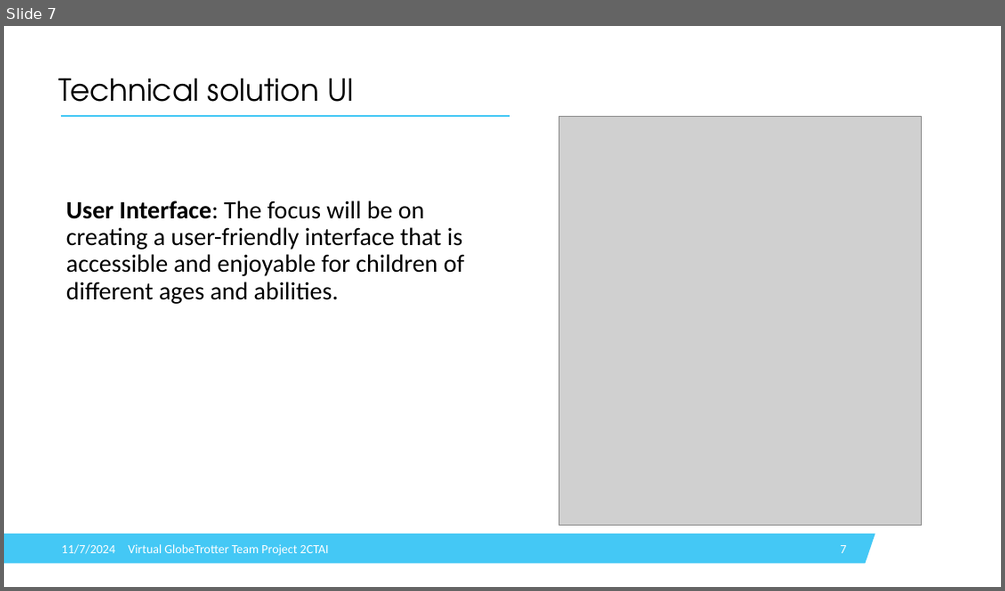
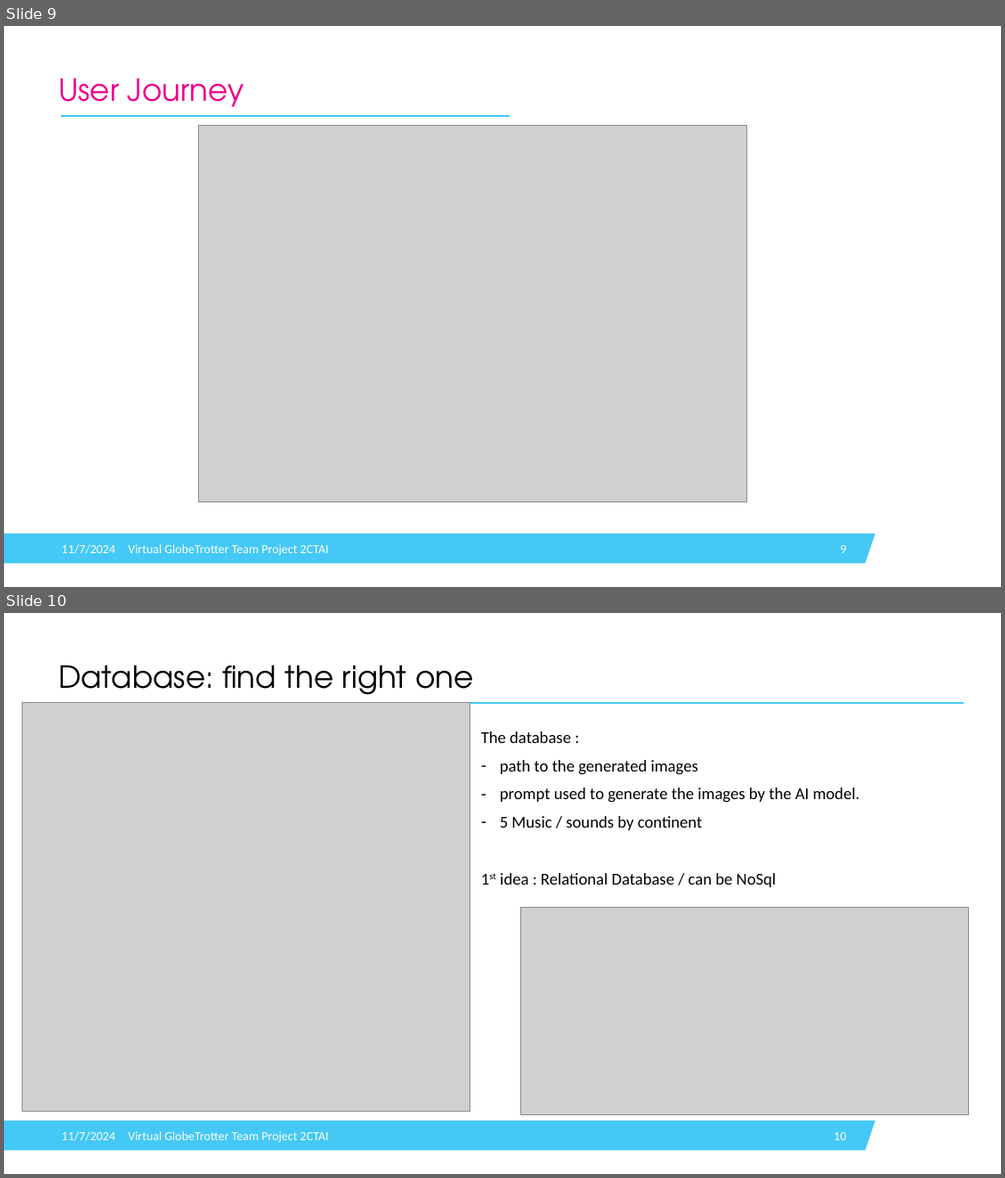
Before and after one commit to IsabelleDesle/VirtualGlobeTrotter, a slide deck: Presentation/PresentationVGT.pptx. Shown one above the other, each under a label of ours: slide 7 before the commit, slides 9 and 10 after it. The pictures are 1005x591 and 1005x1178 pixels, drawn with LibreOffice and Linux fonts; fonts in the diff are those of the drawing; grey boxes stand for pictures; background and template pictures are left out. Boxes give left, top, right and bottom in pixels: in the first picture for what was removed or moved away, otherwise in the second. Text is boxed around its words. In the diff, an @@ line names an element or a change of style, - is before the commit and + after.

```diff
--- a/Presentation/PresentationVGT.pptx
+++ b/Presentation/PresentationVGT.pptx
@@ slide 10 added at (x1=4, y1=613, x2=1001, y2=1174), background #FFFFFF; not listed: 1 template element that a slide beside it also shows @@
@@ title added at (x1=58, y1=665, x2=474, y2=703), 44 pt, text #000000 @@
+Database: find the right one
@@ picture added at (x1=22, y1=702, x2=469, y2=1111) @@
@@ line added from (61, 703) to (963, 703), #44C8F5 2.25 pt @@
@@ text added at (x1=481, y1=731, x2=860, y2=887), 24 pt, text #000000 @@
+The database :
+– path to the generated images
+– prompt used to generate the images by the AI model.
+– 5 Music / sounds by continent
+1st idea : Relational Database / can be NoSql
@@ picture added at (x1=521, y1=907, x2=969, y2=1114) @@
@@ text added at (x1=62, y1=1131, x2=115, y2=1141), 18 pt, text #FFFFFF @@
+11/7/2024
@@ text added at (x1=128, y1=1131, x2=329, y2=1143), 18 pt, text #FFFFFF @@
+Virtual GlobeTrotter Team Project 2CTAI
@@ page number added at (x1=833, y1=1132, x2=846, y2=1140), 18 pt, text #FFFFFF @@
+10
@@ what was slide 7 is now slide 9 @@
@@ slide 9 changed as well @@
@@ title at (x1=58, y1=78, x2=244, y2=116): text changed; text colour #000000 to #EC008C @@
-Technical solution UI
+User Journey
@@ picture added at (x1=199, y1=125, x2=747, y2=501) @@
@@ picture removed at (x1=559, y1=116, x2=921, y2=524) @@
@@ text removed at (x1=66, y1=200, x2=464, y2=304) @@
-User Interface: The focus will be on creating a user-friendly interface that is accessible and enjoyable for children of different ages and abilities.
@@ page number at (x1=840, y1=545, x2=846, y2=553): text changed @@
-7
+9
```
Also in this commit, not shown: 11 other slides changed, 2 other slides added, 2 slides removed, 6 other files.
